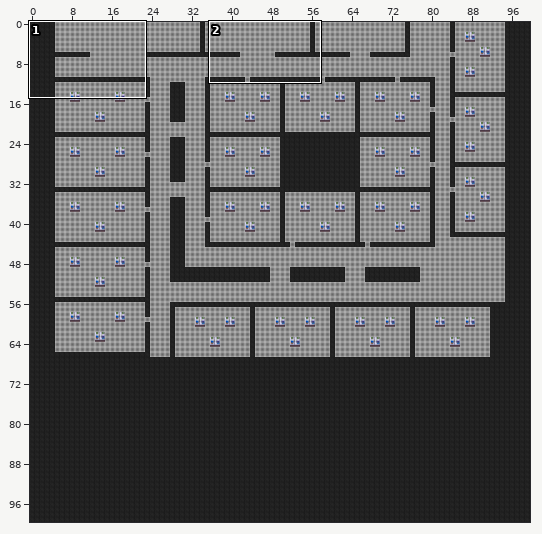
Tiled map (JSON), stored at maps/3rdFloor.json. The picture above shows the old version from afar; the outline marks the close-up.
Close-up. Before the edit:
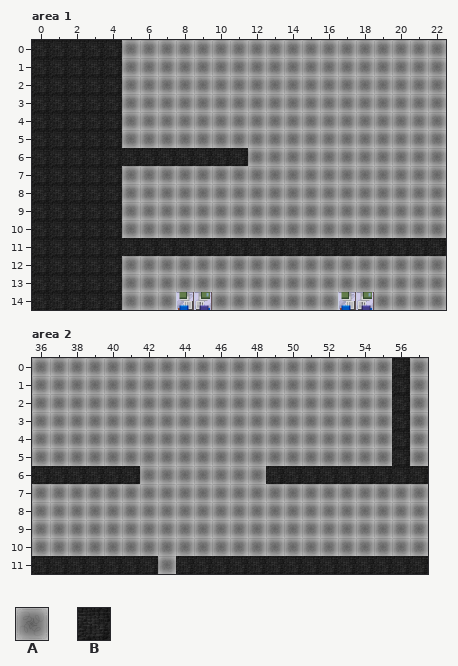
Cells are 32x32 px. Shown: area 1 x 0..22, y 0..14; area 2 x 36..57, y 0..11. The commit also changed other parts of the map, which this record leaves out.
Key: from "floortileset": A 14, B 37.
_ is an empty cell, # one hidden under a higher layer.
Layers that did not change in this view are not listed.
Layer "bottom" before, area 1, first column x 0:
 0 #####AAAAAAAAAAAAAAAAAA
 1 #####AAAAAAAAAAAAAAAAAA
 2 #####AAAAAAAAAAA#AAAAAA
 3 #####AAAAAAAAAAAAAAAAAA
 4 #####AAAAAAAAAAAAAAAAAA
 5 #####AAAAAAAAAAAAAAAAAA
 6 #####BBBBBBBAAAAAAAAAAA
 7 #####AAAAAAAA#AAAAAAAAA
 8 #####AAAAAAAAAAAAAAAAAA
 9 #####AAAAAAAAAAAAAAAAAA
10 #####AAAAAAAAAAAAAAAAAA
11 #####BBBBBBBBBBBBBBBBBB
12 #####AAAAAAAAAAAAAAAAAA
13 #####AAAAAAAAAAAAAAAAAA
14 #####AAA##AAAAAAA##AAAA
Layer "over" before, area 1, first column x 0:
 0 BBBBB__________________
 1 BBBBB__________________
 2 BBBBB__________________
 3 BBBBB__________________
 4 BBBBB__________________
 5 BBBBB__________________
 6 BBBBB__________________
 7 BBBBB__________________
 8 BBBBB__________________
 9 BBBBB__________________
10 BBBBB__________________
11 BBBBB__________________
12 BBBBB__________________
13 BBBBB__________________
14 BBBBB__________________
Layer "bottom" before, area 2, first column x 36:
 0 AAAAAAAAAAAAAAAAAAAABA
 1 AAAAAAAAAAAAAAAAAAAABA
 2 AAAAAAAAAAAAAAAAAAAABA
 3 AAAAAAAAAAAAAAAAAAAABA
 4 AAAAAAAAAAAAAAAAAAAABA
 5 AAAAAAAAAAAAAAAAAAAABA
 6 BBBBBBAAAAAAABBBBBBBBB
 7 AAAAAAAAAAAAAAAAAAAAAA
 8 AAAAAAAAAAAAAAAAAAAAAA
 9 AAAAAAAAAAAAAAAAAAAAAA
10 AAAAAAAAAAAAAAAAAAAAAA
11 BBBBBBBABBBBBBBBBBBBBB
And afterwards:
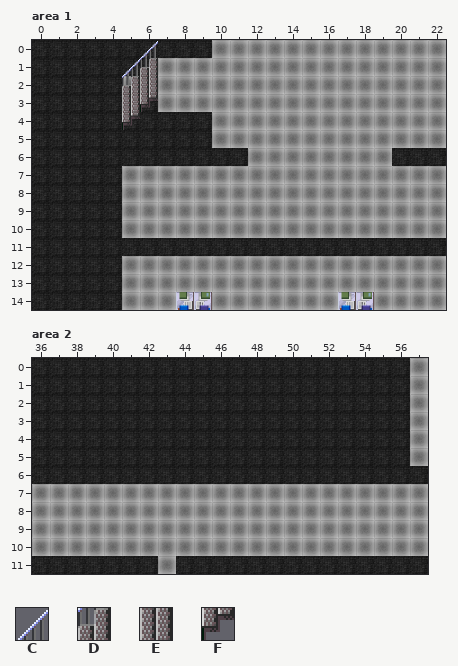
Further tiles: from "office_1": C 69, D 70, E 85, F 102.
Edits made:
Changed rows in their new state; . is an unchanged cell.
Layer "bottom", area 1:
first column x 5:
 0 BBBBB.............
 1 BB................
 3 .B................
 4 BBBBB.............
 5 BBBBB.............
 6 ...............BBB
Layer "over", area 1:
first column x 5:
 0 .C
 1 CD
 2 DE
 3 EF
 4 F.
Layer "bottom", area 2:
first column x 36:
 0 BBBBBBBBBBBBBBBBBBBB
 1 BBBBBBBBBBBBBBBBBBBB
 2 BBBBBBBBBBBBBBBBBBBB
 3 BBBBBBBBBBBBBBBBBBBB
 4 BBBBBBBBBBBBBBBBBBBB
 5 BBBBBBBBBBBBBBBBBBBB
 6 ......BBBBBBB.......
Changed places in both close-ups, as pixel boxes (x1, y1, x2, y2):
changed: (122, 40, 212, 148)
changed: (392, 148, 446, 166)
changed: (32, 358, 392, 484)
